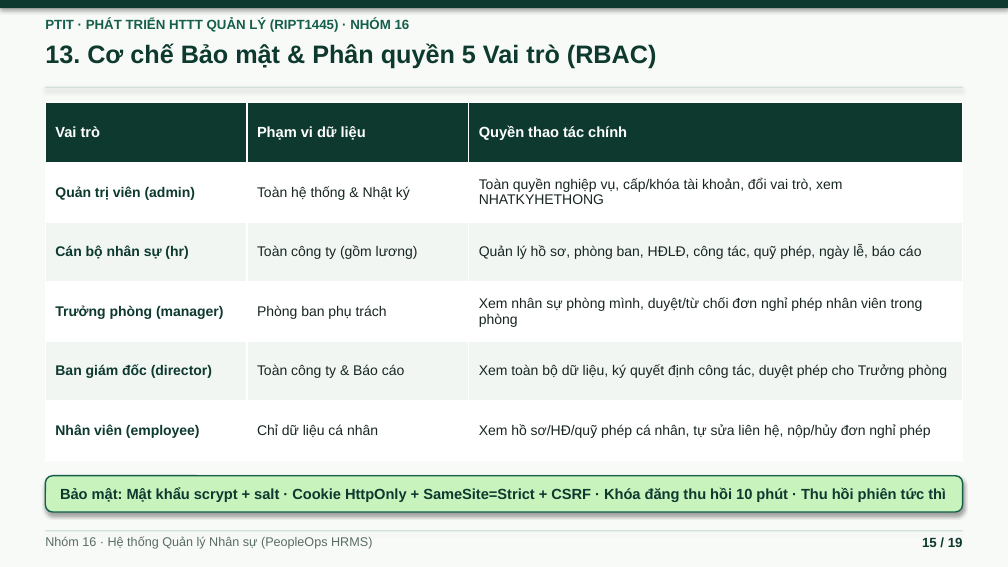
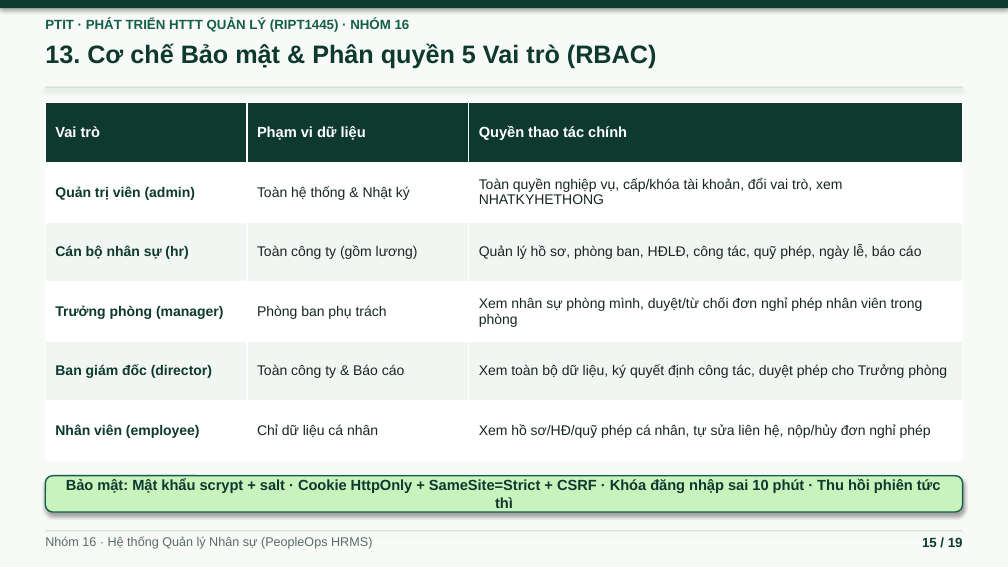
Before and after one commit to ninhduo263/human-resource-management-system, a slide deck: slide 15 of bao-cao/BAO_CAO_HTTTQL_Nhom16.pptx. Drawn at 1008x567 pixels with LibreOffice and Linux fonts; fonts in the diff are those of the drawing. Boxes give left, top, right and bottom in pixels: in the first picture for what was removed or moved away, otherwise in the second. Text is boxed around its words. In the diff, an @@ line names an element or a change of style, - is before the commit and + after.

Commit message:
docs(pptx): unify Slide 3, 14, 15, 17 terminology and casing with report

```diff
--- a/bao-cao/BAO_CAO_HTTTQL_Nhom16.pptx
+++ b/bao-cao/BAO_CAO_HTTTQL_Nhom16.pptx
@@ text in rounded rectangle at [66, 479, 941, 508]: text changed @@
-Bảo mật: Mật khẩu scrypt + salt · Cookie HttpOnly + SameSite=Strict + CSRF · Khóa đăng thu hồi 10 phút · Thu hồi phiên tức thì
+Bảo mật: Mật khẩu scrypt + salt · Cookie HttpOnly + SameSite=Strict + CSRF · Khóa đăng nhập sai 10 phút · Thu hồi phiên tức thì
```
Also in this commit, not shown: 3 other slides changed.
